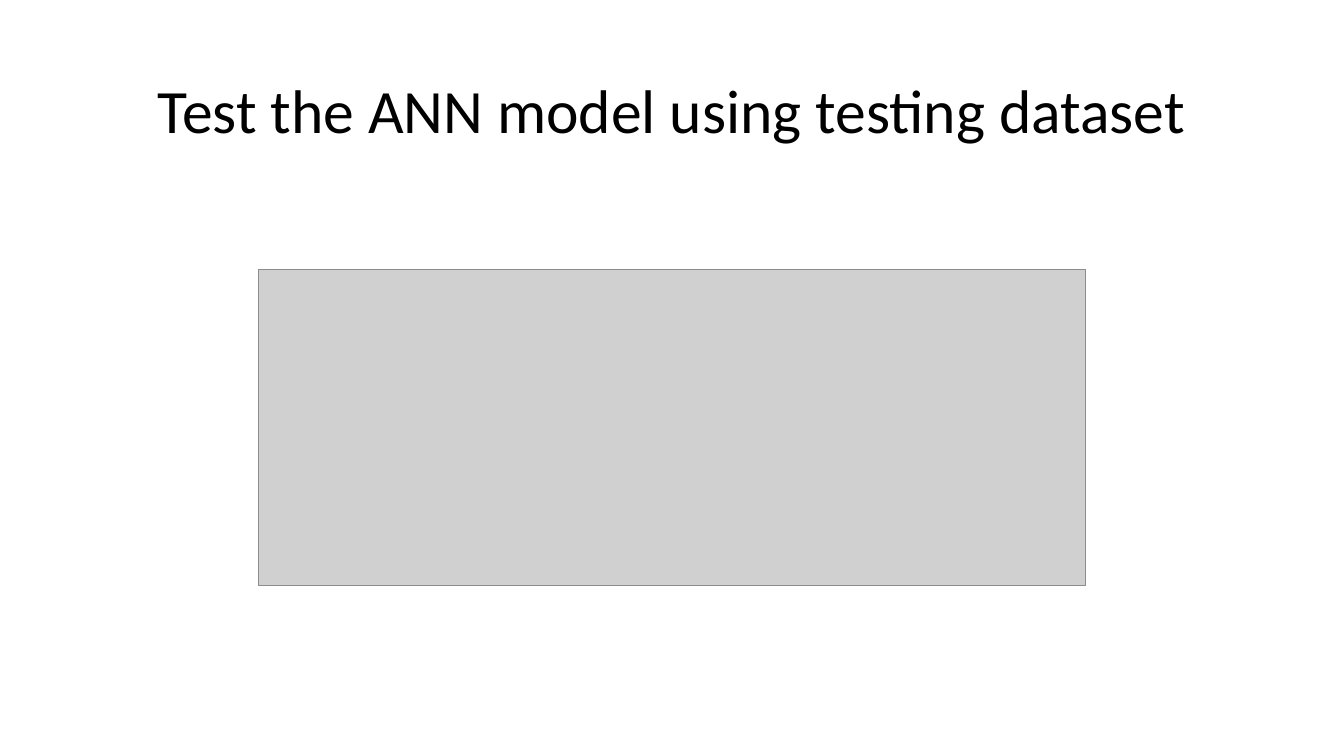
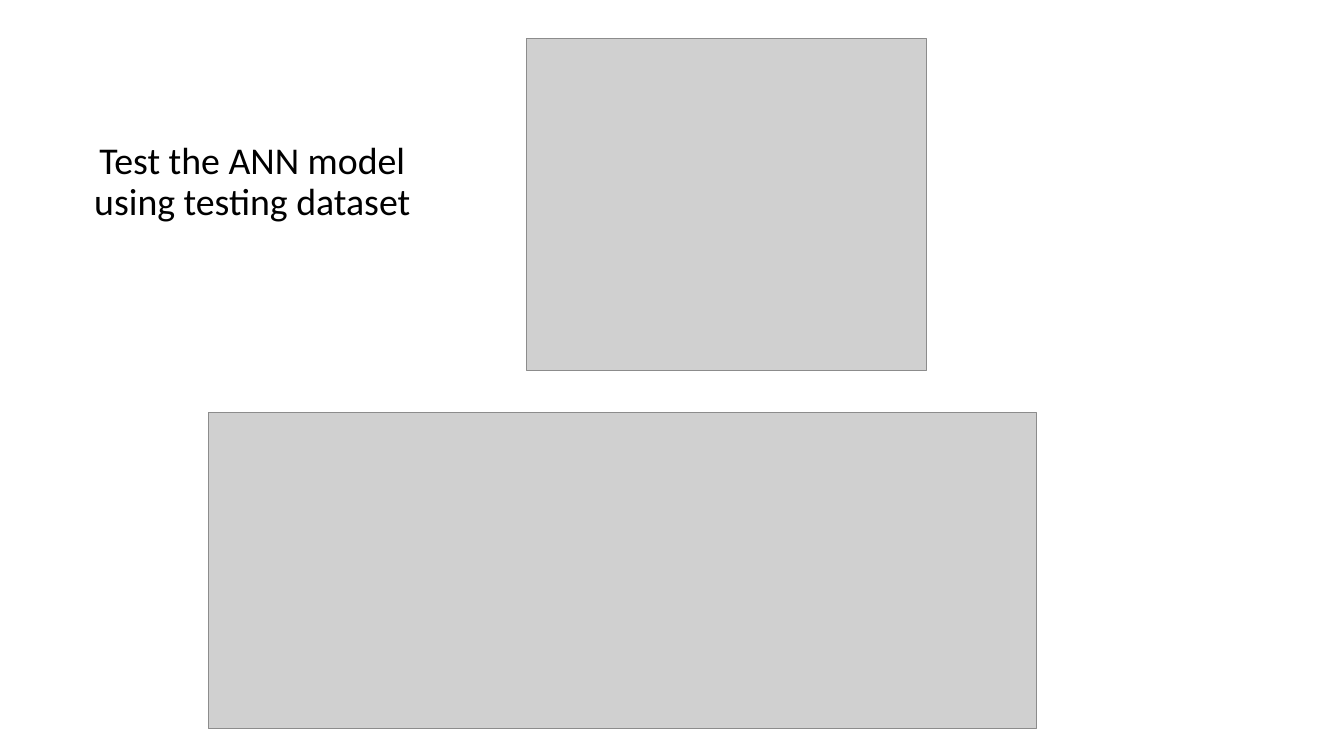
Before and after one commit to Tiezhengyuan/ml_epitope, a slide deck: slide 14 of Epitope_Prediction_TiezhengYuan.pptx (slide 13 before the commit). Drawn at 1344x756 pixels with LibreOffice and Linux fonts; fonts in the diff are those of the drawing; grey boxes stand for pictures. Boxes give left, top, right and bottom in pixels: in the first picture for what was removed or moved away, otherwise in the second. Text is boxed around its words. In the diff, an @@ line names an element or a change of style, - is before the commit and + after.

```diff
--- a/Epitope_Prediction_TiezhengYuan.pptx
+++ b/Epitope_Prediction_TiezhengYuan.pptx
@@ picture added at (x1=526, y1=38, x2=927, y2=370) @@
@@ title "Test the ANN model using ..." moved from (x1=158, y1=90, x2=1185, y2=144) to (x1=94, y1=147, x2=410, y2=222) @@
@@ title "Test the ANN model using ..." at (x1=94, y1=147, x2=410, y2=222): size 44 to 27 pt @@
@@ picture removed at (x1=258, y1=269, x2=1086, y2=586) @@
@@ picture added at (x1=209, y1=412, x2=1037, y2=729) @@
```
Also in this commit, not shown: 8 other slides changed, 10 slides added.
